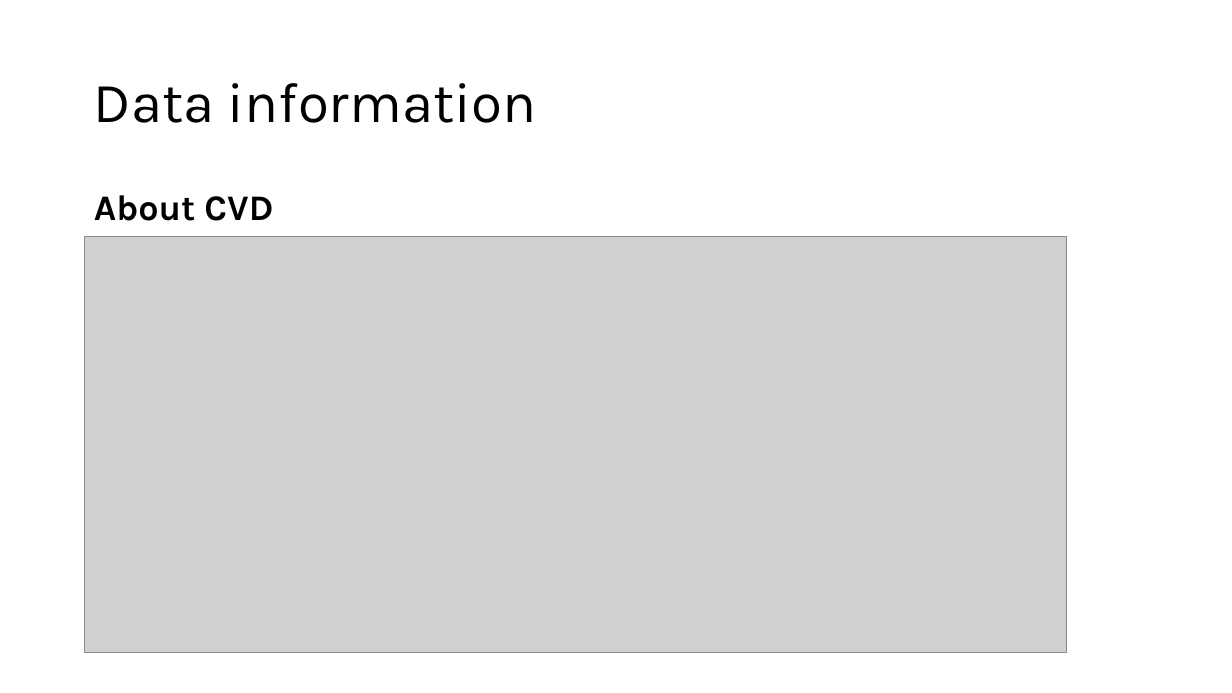
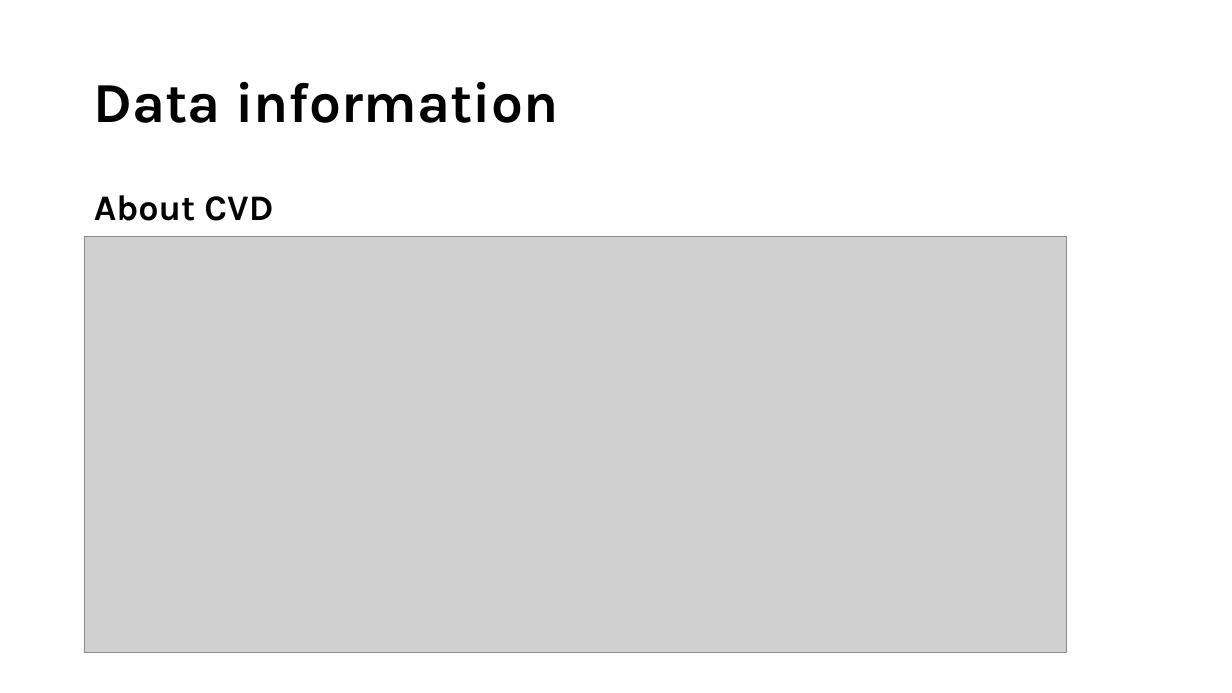
Before and after one commit to CathrineLind/shiny-CVD, a slide deck: slide 11 of Connecting non-data Literate Stakeholders to Data using R.pptx (slide 9 before the commit). Drawn at 1232x693 pixels with LibreOffice and Linux fonts; fonts in the diff are those of the drawing; grey boxes stand for pictures. Boxes give left, top, right and bottom in pixels: in the first picture for what was removed or moved away, otherwise in the second. Text is boxed around its words. In the diff, an @@ line names an element or a change of style, - is before the commit and + after.

```diff
--- a/Connecting non-data Literate Stakeholders to Data using R.pptx
+++ b/Connecting non-data Literate Stakeholders to Data using R.pptx
@@ title "Data information" at bbox=[94, 82, 558, 123]: bold on @@
```
Also in this commit, not shown: 13 other slides changed, 3 slides added, 9 other files.
